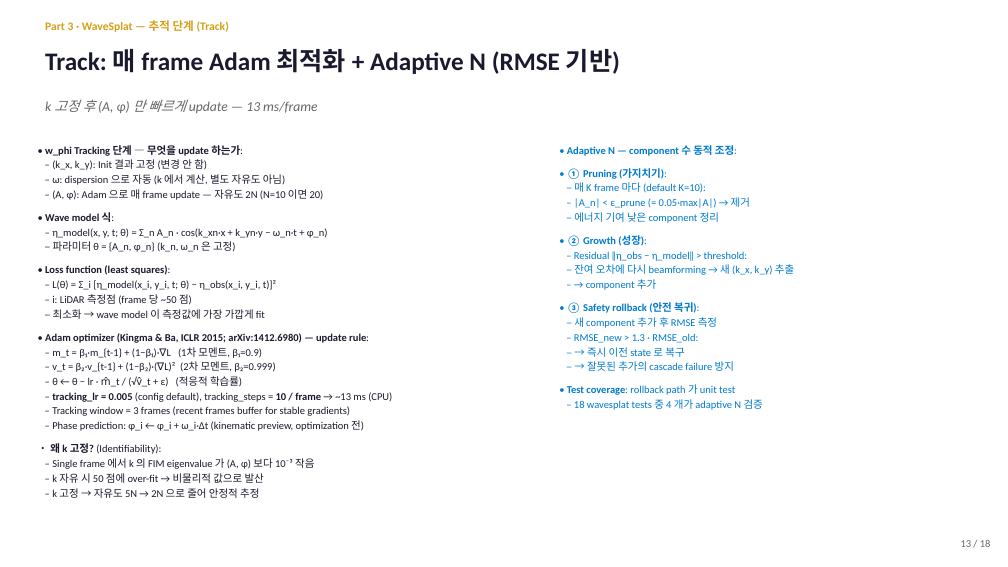
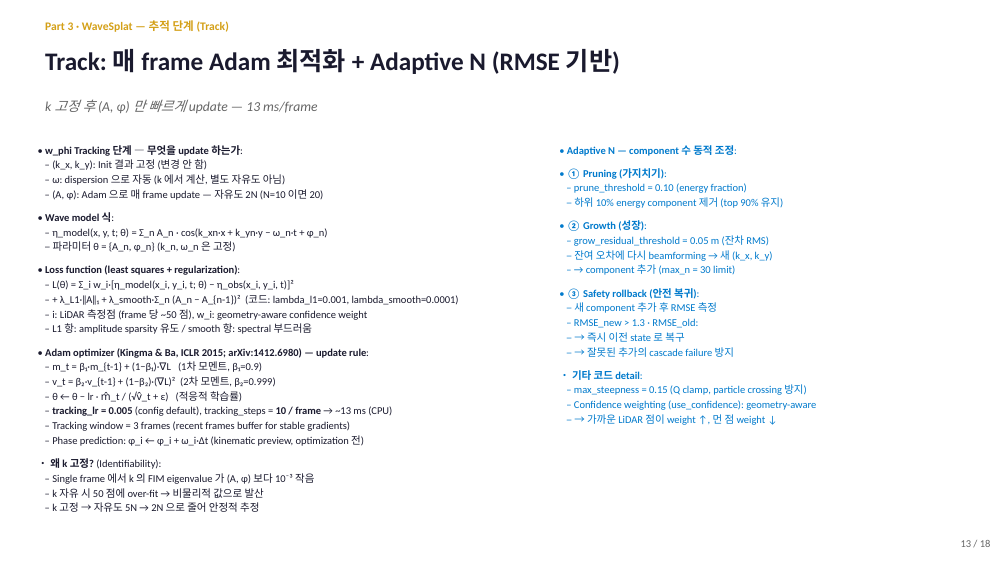
Before and after one commit to SAEYONGPARK94/wavesplat, a slide deck: slide 14 of wavesplat/docs/labmeeting_2026_05_13.pptx. Drawn at 1008x567 pixels with LibreOffice and Linux fonts; fonts in the diff are those of the drawing. Boxes give left, top, right and bottom in pixels: in the first picture for what was removed or moved away, otherwise in the second. Text is boxed around its words. In the diff, an @@ line names an element or a change of style, - is before the commit and + after.

```diff
--- a/wavesplat/docs/labmeeting_2026_05_13.pptx
+++ b/wavesplat/docs/labmeeting_2026_05_13.pptx
@@ text at (574,183,783,208): text changed @@
-– 매 K frame 마다 (default K=10):
-– |A_n| < ε_prune (= 0.05·max|A|) → 제거
-– 에너지 기여 낮은 component 정리
+– prune_threshold = 0.10 (energy fraction)
+– 하위 10% energy component 제거 (top 90% 유지)
@@ text at (574,236,773,275): text changed @@
-– Residual ‖η_obs − η_model‖ > threshold:
-– 잔여 오차에 다시 beamforming → 새 (k_x, k_y) 추출
-– → component 추가
+– grow_residual_threshold = 0.05 m (잔차 RMS)
+– 잔여 오차에 다시 beamforming → 새 (k_x, k_y)
+– → component 추가 (max_n = 30 limit)
@@ text at (45,265,459,334): text changed @@
-• Loss function (least squares):
-– L(θ) = Σ_i [η_model(x_i, y_i, t; θ) − η_obs(x_i, y_i, t)]²
-– i: LiDAR 측정점 (frame 당 ~50 점)
-– 최소화 → wave model 이 측정값에 가장 가깝게 fit
+• Loss function (least squares + regularization):
+– L(θ) = Σ_i w_i·[η_model(x_i, y_i, t; θ) − η_obs(x_i, y_i, t)]²
+– + λ_L1·‖A‖₁ + λ_smooth·Σ_n (A_n − A_{n-1})² (코드: lambda_l1=0.001, lambda_smooth=0.0001)
+– i: LiDAR 측정점 (frame 당 ~50 점), w_i: geometry-aware confidence weight
+– L1 항: amplitude sparsity 유도 / smooth 항: spectral 부드러움
@@ text at (572,370,816,425): text changed @@
-• Test coverage: rollback path 가 unit test
-– 18 wavesplat tests 중 4 개가 adaptive N 검증
+• 기타 코드 detail:
+– max_steepness = 0.15 (Q clamp, particle crossing 방지)
+– Confidence weighting (use_confidence): geometry-aware
+– → 가까운 LiDAR 점이 weight ↑, 먼 점 weight ↓
```
Also in this commit, not shown: 3 other slides changed, 1 other file.
